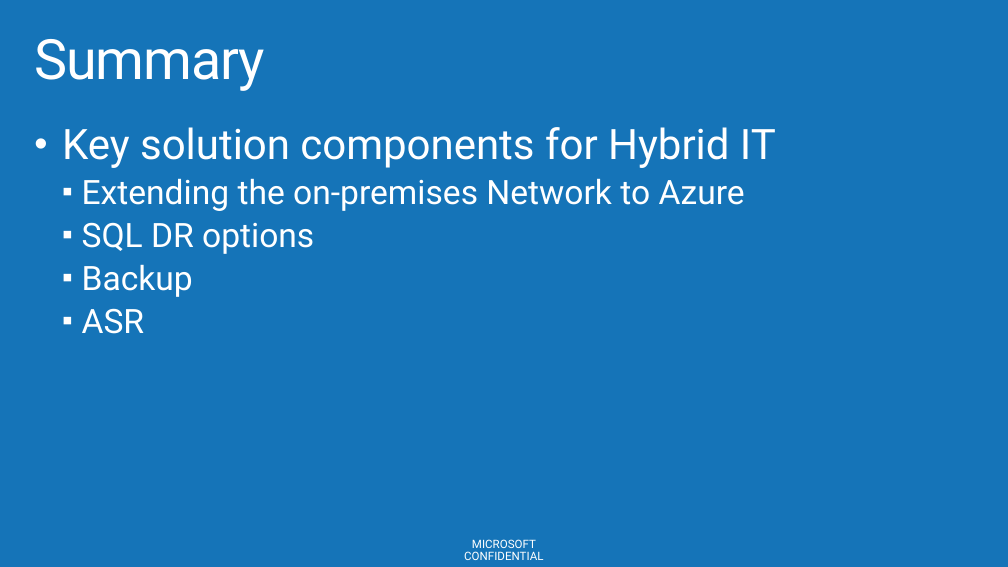
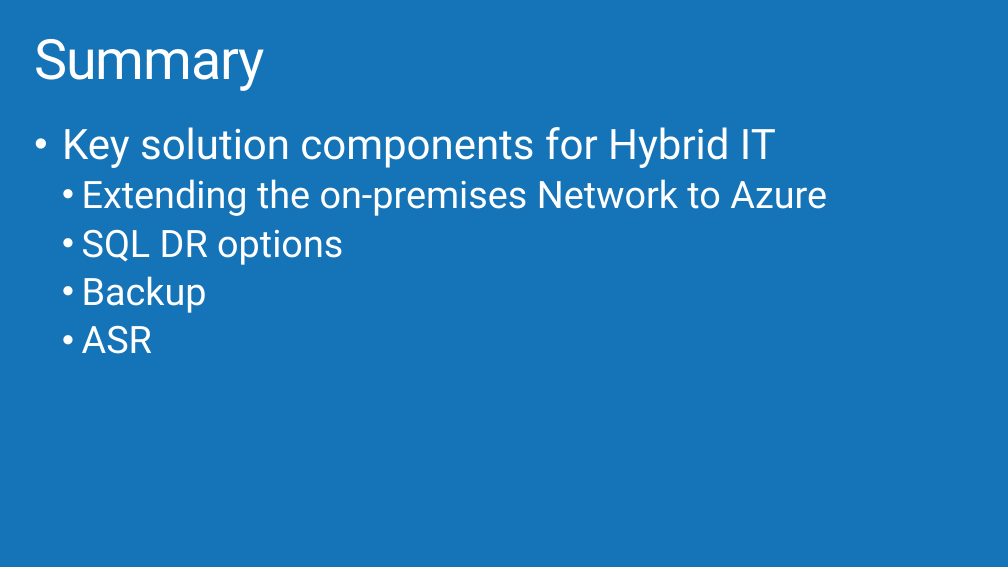
Before and after one commit to AzureCAT-GSI/Hybrid, a slide deck: slide 37 of Architecting Hybrid Solutions.pptx. Drawn at 1008x567 pixels with LibreOffice and Linux fonts; fonts in the diff are those of the drawing; background and template pictures are left out. Boxes give left, top, right and bottom in pixels: in the first picture for what was removed or moved away, otherwise in the second. Text is boxed around its words. In the diff, an @@ line names an element or a change of style, - is before the commit and + after.

```diff
--- a/Architecting Hybrid Solutions.pptx
+++ b/Architecting Hybrid Solutions.pptx
@@ text at (82,179,827,354): size 32 to 36 pt in "Extending the on-premises Network to Azure", "SQL DR options", "Backup", "ASR"; bullet ▪ to • @@
@@ text removed at (464,539,543,560) @@
-MICROSOFT CONFIDENTIAL
```
Also in this commit, not shown: 37 other slides changed, 1 slide added, 1 slide removed.
